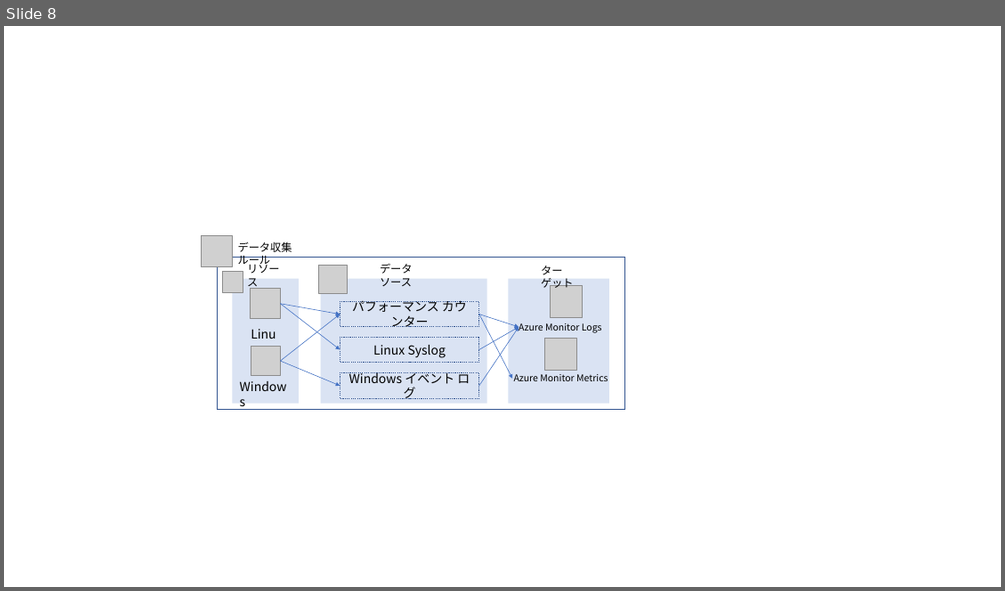
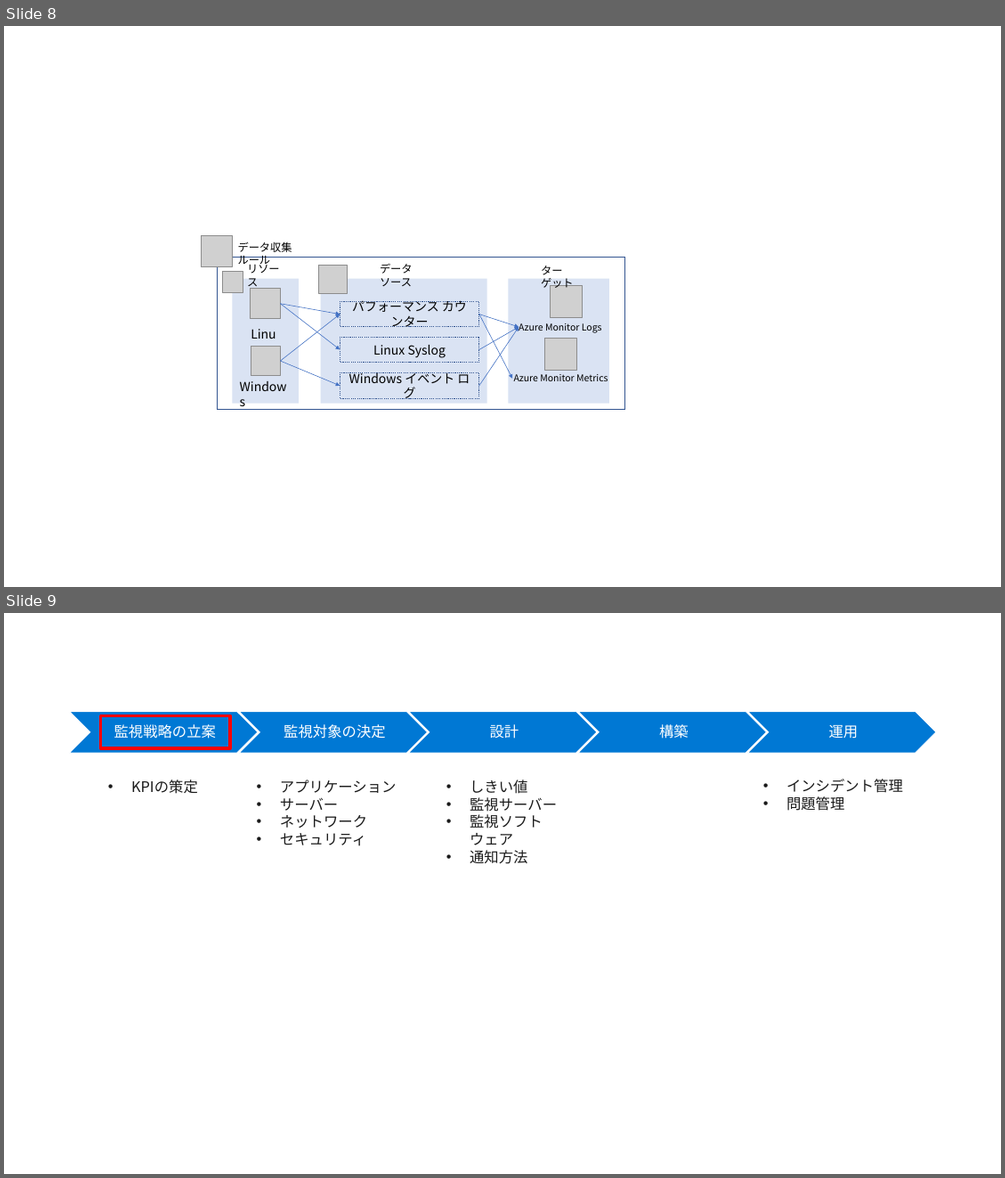
Before and after one commit to Azure/fta-japan, a slide deck: FTALive/Monitoring/images/figure.pptx. Shown one above the other, each under a label of ours: slide 8 before the commit, slides 8 and 9 after it. The pictures are 1005x591 and 1005x1178 pixels, drawn with LibreOffice and Linux fonts; fonts in the diff are those of the drawing; grey boxes stand for pictures. Boxes give left, top, right and bottom in pixels: in the first picture for what was removed or moved away, otherwise in the second. Text is boxed around its words. In the diff, an @@ line names an element or a change of style, - is before the commit and + after.

```diff
--- a/FTALive/Monitoring/images/figure.pptx
+++ b/FTALive/Monitoring/images/figure.pptx
@@ slide 9 added at [4, 613, 1001, 1174], background #FFFFFF @@
@@ rectangle added at [100, 715, 230, 748], outline #FF0000 3 pt @@
@@ group added at [69, 712, 937, 753]: 5 chevrons, 5 texts @@
+監視戦略の立案
+監視対象の決定
+設計
+構築
+運用
@@ text added at [131, 779, 198, 794], 14 pt, text #1A1A1A @@
+• KPIの策定
@@ text added at [280, 779, 396, 846], 14 pt, text #1A1A1A @@
+• アプリケーション
+• サーバー
+• ネットワーク
+• セキュリティ
@@ text added at [469, 779, 557, 864], 14 pt, text #1A1A1A @@
+• しきい値
+• 監視サーバー
+• 監視ソフトウェア
+• 通知方法
@@ text added at [786, 779, 903, 811], 14 pt, text #1A1A1A @@
+• インシデント管理
+• 問題管理
```
Also in this commit, not shown: 1 other slide added, 43 other files.
